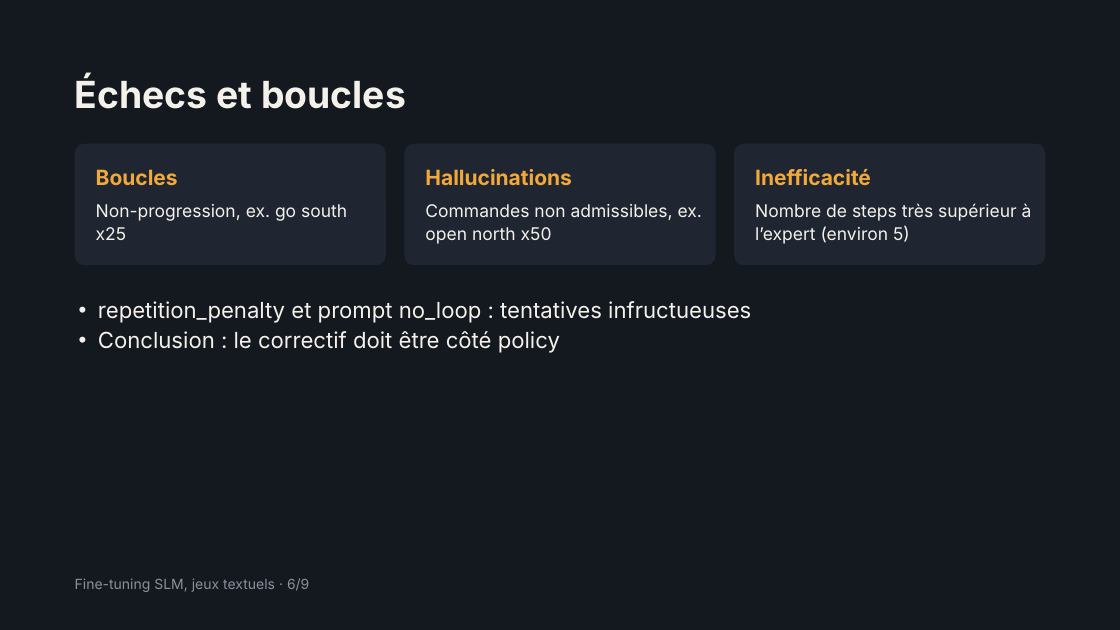
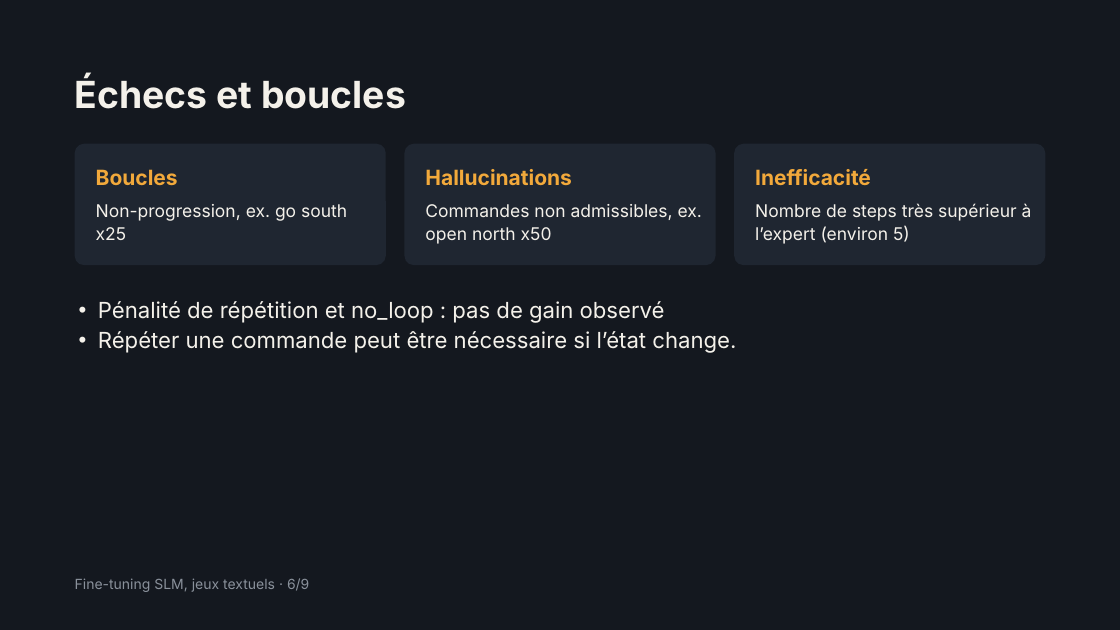
Before and after one commit to TheJollyCrabTheorist/text-game-agent-SLM, a slide deck: slide 6 of report/presentation.pptx. Drawn at 1120x630 pixels with LibreOffice and Linux fonts; fonts in the diff are those of the drawing. Boxes give left, top, right and bottom in pixels: in the first picture for what was removed or moved away, otherwise in the second. Text is boxed around its words. In the diff, an @@ line names an element or a change of style, - is before the commit and + after.

```diff
--- a/report/presentation.pptx
+++ b/report/presentation.pptx
@@ text at (98, 301, 736, 353): text changed @@
-• repetition_penalty et prompt no_loop : tentatives infructueuses
-• Conclusion : le correctif doit être côté policy
+• Pénalité de répétition et no_loop : pas de gain observé
+• Répéter une commande peut être nécessaire si l’état change.
```
Also in this commit, not shown: 7 other slides changed, 22 other files.
